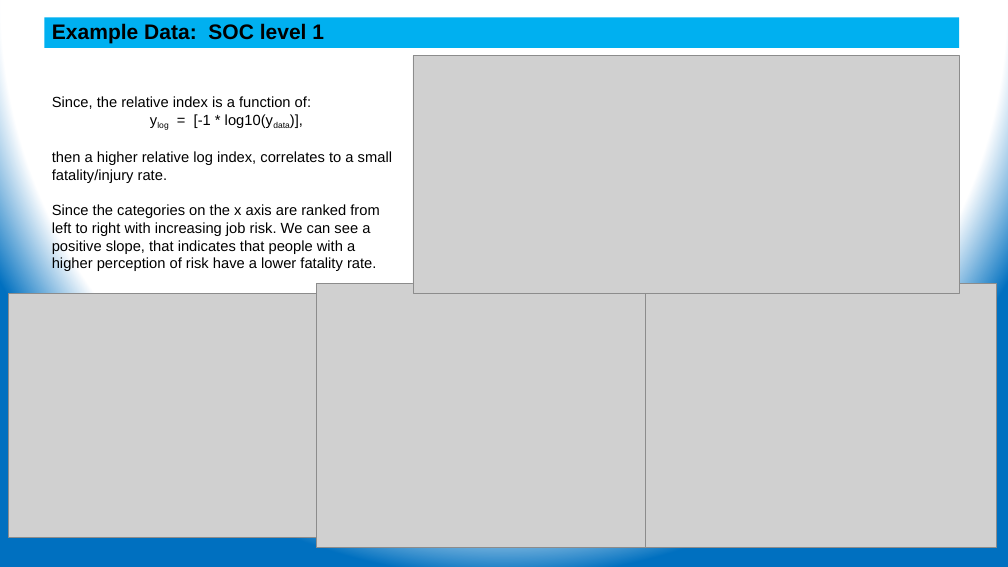
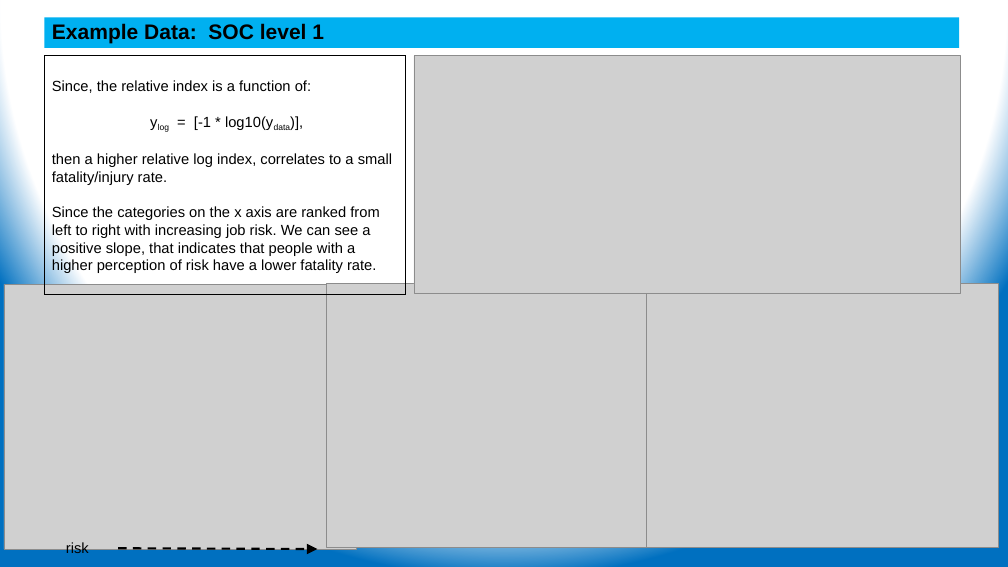
Before and after one commit to ehsintegration/yfd-phd-bls-data, a slide deck: slide 8 of D2-documentation/Data Analysis.pptx. Drawn at 1008x567 pixels with LibreOffice and Linux fonts; fonts in the diff are those of the drawing; grey boxes stand for pictures. Boxes give left, top, right and bottom in pixels: in the first picture for what was removed or moved away, otherwise in the second. Text is boxed around its words. In the diff, an @@ line names an element or a change of style, - is before the commit and + after.

```diff
--- a/D2-documentation/Data Analysis.pptx
+++ b/D2-documentation/Data Analysis.pptx
@@ rectangle "Since, the relative index is ...": place and size @@
-rectangle "Since, the relative index is ..." at (52,96,392,271)
+rectangle "Since, the relative index is ..." at (45,56,405,295)
@@ rectangle "Since, the relative index is ..." at (45,56,405,295): outline none to #000000 0.75 pt @@
@@ picture: place and size @@
-picture at (8,293,333,537)
+picture at (4,284,357,549)
@@ picture: place and size @@
-picture at (316,284,668,547)
+picture at (326,284,678,547)
@@ text added at (66,541,89,556), 14 pt, text #000000 @@
+risk
@@ arrow added from (118, 548) to (318, 549), #000000 2 pt dashed @@
```
Also in this commit, not shown: 1 other slide changed, 1 slide removed, 56 other files.
